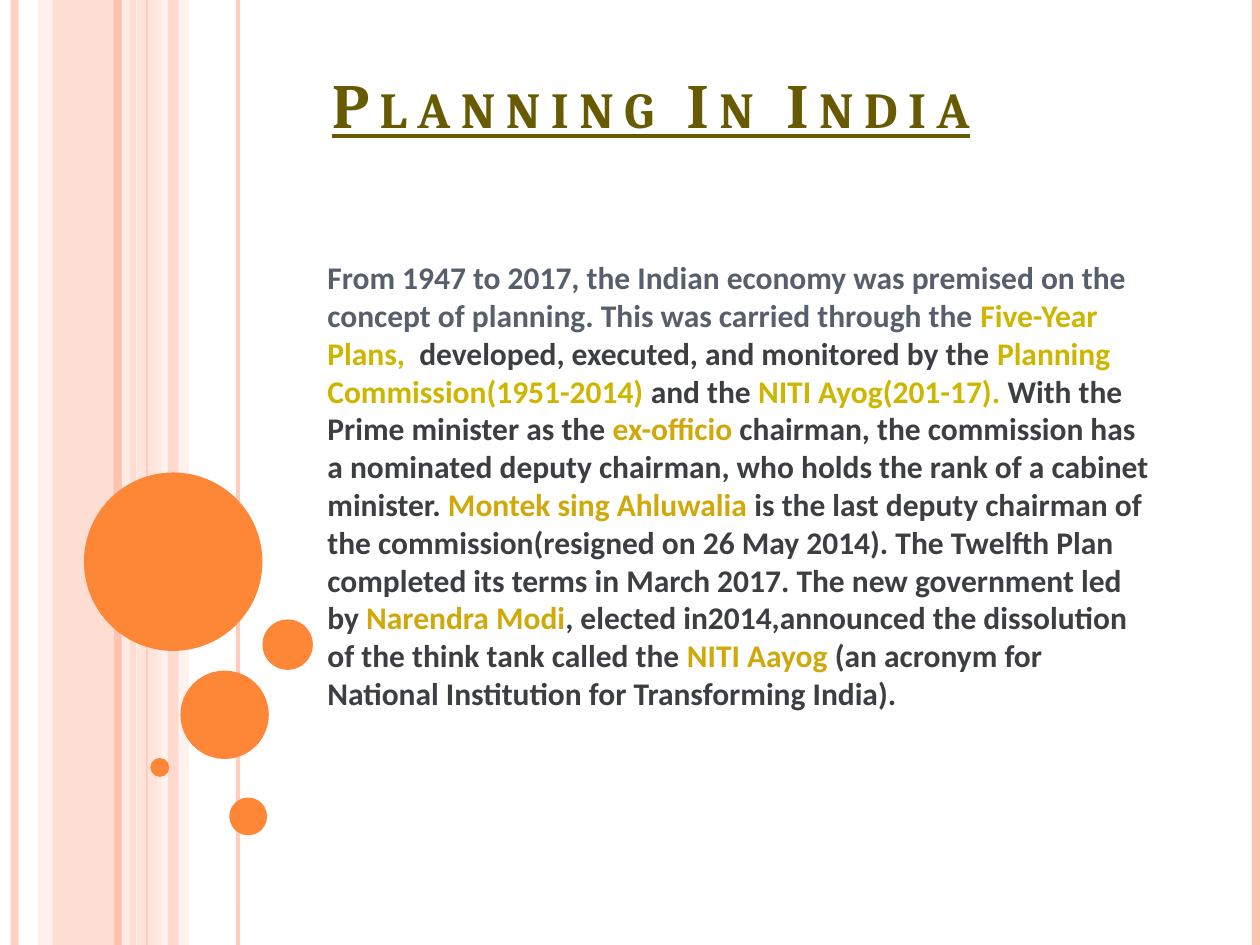
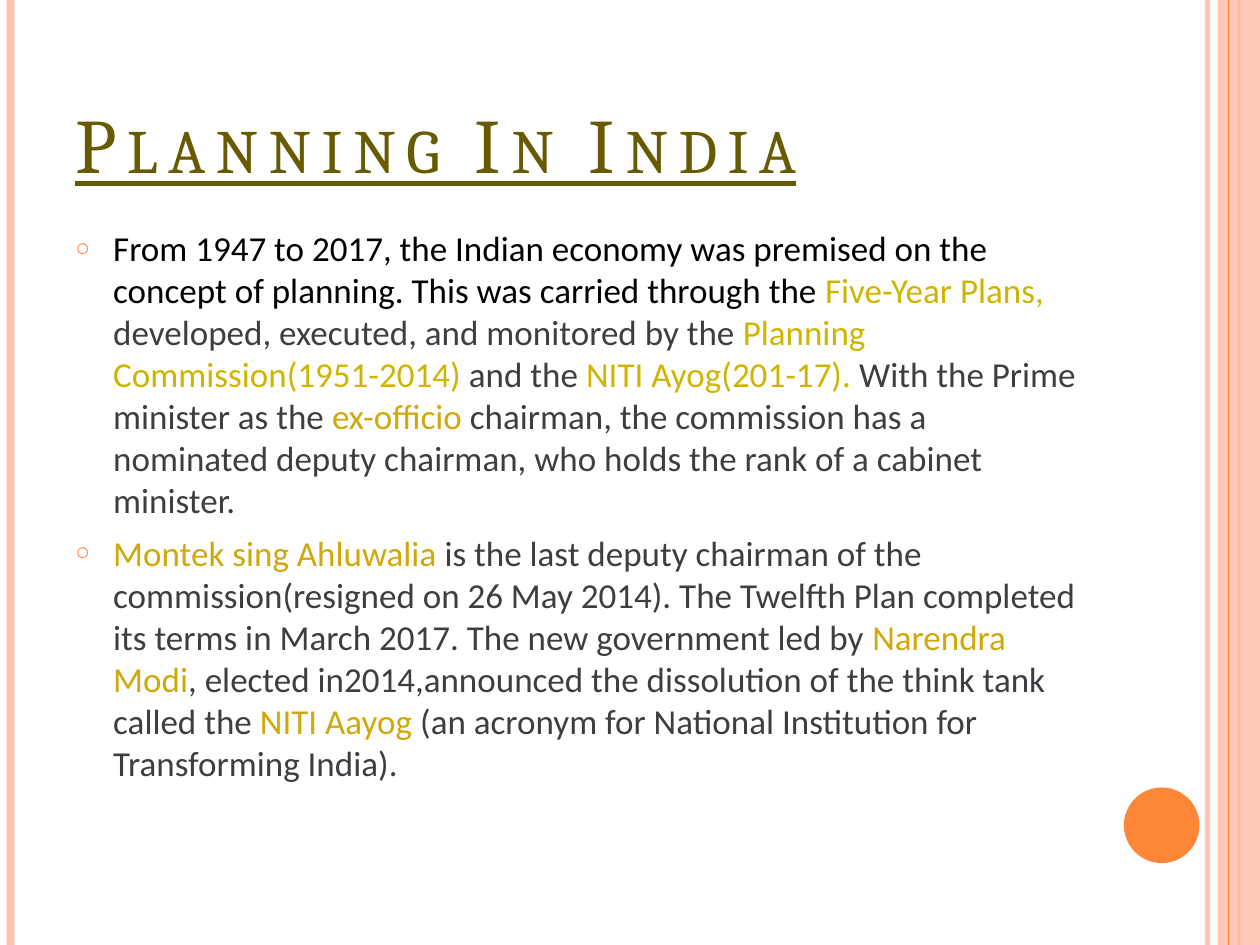
Before and after one commit to Sandhya-tiwari/sandhya, a slide deck: slide 1 of Planning In India.pptx. Drawn at 1260x945 pixels with LibreOffice and Linux fonts; fonts in the diff are those of the drawing. Boxes give left, top, right and bottom in pixels: in the first picture for what was removed or moved away, otherwise in the second. Text is boxed around its words. In the diff, an @@ line names an element or a change of style, - is before the commit and + after.

```diff
--- a/Planning In India.pptx
+++ b/Planning In India.pptx
@@ line moved from (117, 0) - (117, 945) to (10, 0) - (10, 945) @@
@@ line removed from (15, 0) to (15, 945) @@
@@ rectangle removed at [38, 0, 52, 945] @@
@@ rectangle removed at [53, 0, 137, 945] @@
@@ line removed from (126, 0) to (126, 945) @@
@@ rectangle removed at [136, 0, 161, 945] @@
@@ line removed from (147, 0) to (147, 945) @@
@@ rectangle removed at [158, 0, 189, 945] @@
@@ rectangle removed at [168, 0, 178, 945] @@
@@ line removed from (238, 0) to (238, 945) @@
@@ line added from (1207, 0) to (1207, 945), #FEC3AE 3 pt @@
@@ rectangle added at [1218, 0, 1260, 945], fill #FEC3AE at 87% opacity @@
@@ line added from (1228, 0) to (1228, 945), #FE8637 0.75 pt @@
@@ line moved from (1256, 0) - (1256, 945) to (1239, 0) - (1239, 945) @@
@@ line (1239, 0) - (1239, 945): stroke #FEC3AE 4.5 pt to #FE8637 1.5 pt @@
@@ title "Planning In India": place and size @@
-title "Planning In India" at [472, 305, 897, 710]
+title "Planning In India" at [245, 278, 404, 781]
@@ title "Planning In India" at [245, 278, 404, 781]: size 36 to 44 pt, bold off; alignment centre to left @@
@@ text at [113, 236, 1076, 782]: text changed; size 18 to 20 pt; bold off @@
-From 1947 to 2017, the Indian economy was premised on the concept of planning. This was carried through the Five-Year Plans, developed, executed, and monitored by the Planning Commission(1951-2014) and the NITI Ayog(201-17). With the Prime minister as the ex-officio chairman, the commission has a nominated deputy chairman, who holds the rank of a cabinet minister. Montek sing Ahluwalia is the last deputy chairman of the commission(resigned on 26 May 2014). The Twelfth Plan completed its terms in March 2017. The new government led by Narendra Modi, elected in2014,announced the dissolution of the think tank called the NITI Aayog (an acronym for National Institution for Transforming India).
+○ From 1947 to 2017, the Indian economy was premised on the concept of planning. This was carried through the Five-Year Plans, developed, executed, and monitored by the Planning Commission(1951-2014) and the NITI Ayog(201-17). With the Prime minister as the ex-officio chairman, the commission has a nominated deputy chairman, who holds the rank of a cabinet minister.
+○ Montek sing Ahluwalia is the last deputy chairman of the commission(resigned on 26 May 2014). The Twelfth Plan completed its terms in March 2017. The new government led by Narendra Modi, elected in2014,announced the dissolution of the think tank called the NITI Aayog (an acronym for National Institution for Transforming India).
@@ ellipse removed at [84, 472, 263, 651] @@
@@ ellipse removed at [262, 620, 312, 670] @@
@@ ellipse removed at [150, 759, 169, 777] @@
@@ ellipse removed at [229, 798, 267, 835] @@
@@ ellipse: place and size @@
-ellipse at [180, 670, 268, 759]
+ellipse at [1124, 788, 1200, 863]
```
Also in this commit, not shown: 5 slides added, 1 slide removed.
